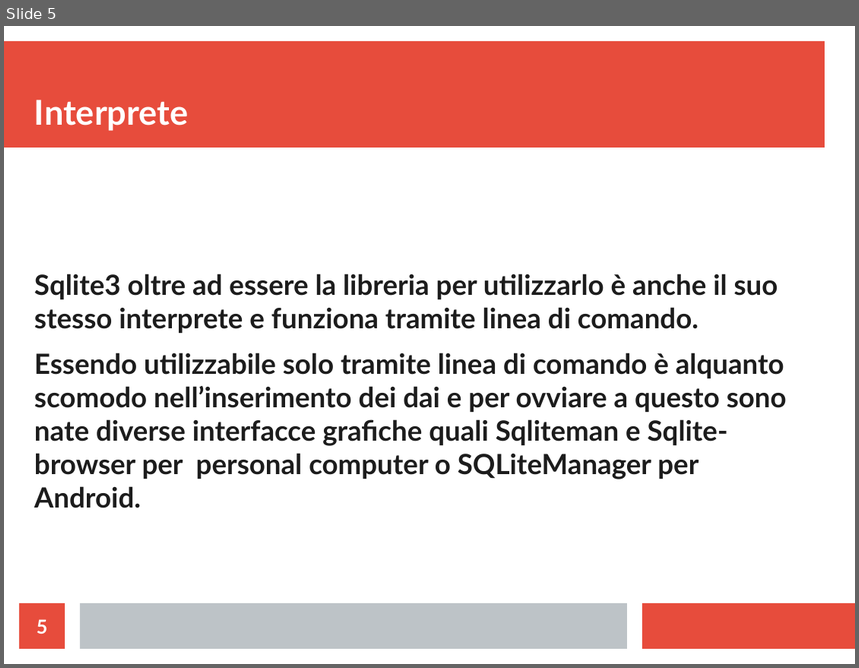
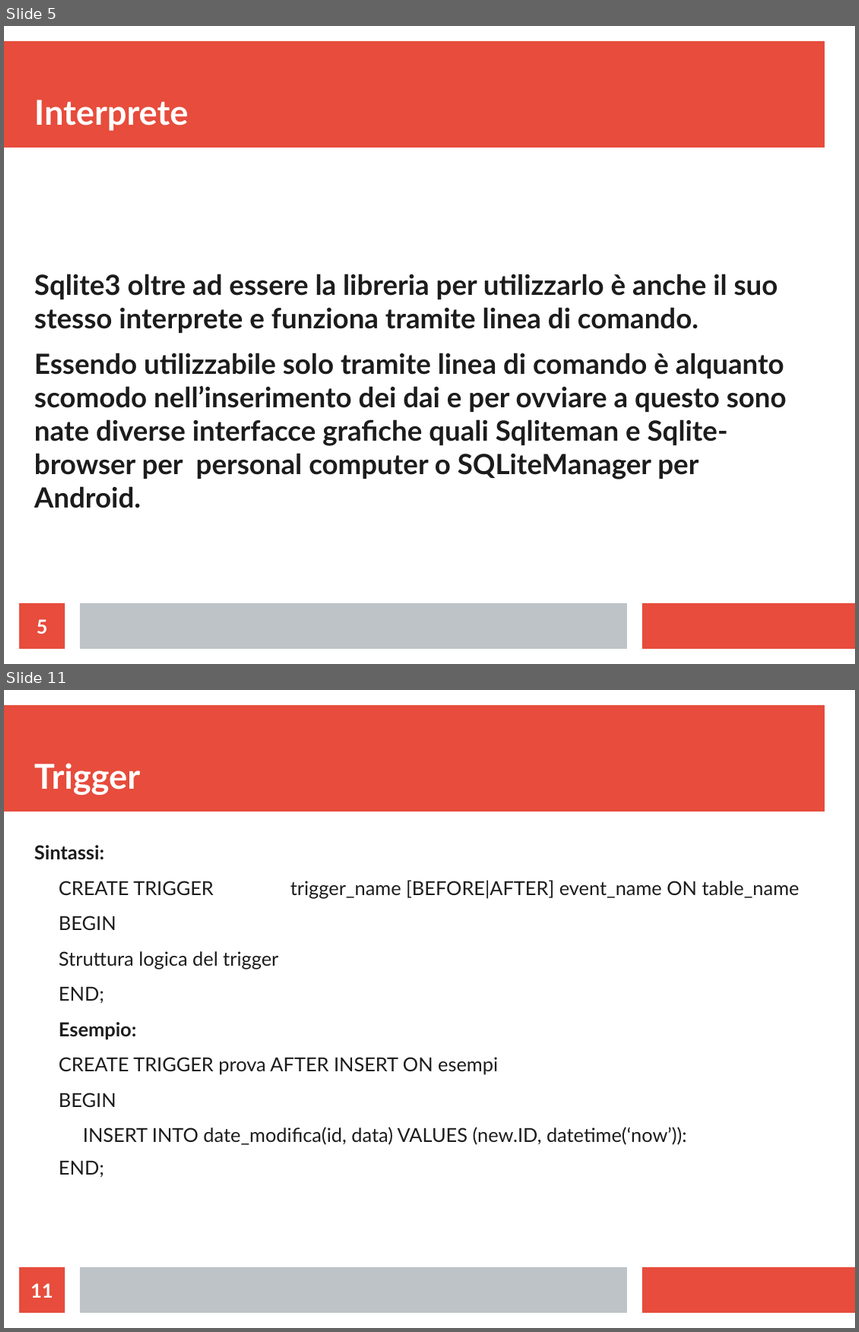
Before and after one commit to MicheleLadisa/cose, a slide deck: lavoriVari/SqlitePresentazione.odp. Shown one above the other, each under a label of ours: slide 5 before the commit, slides 5 and 11 after it; the slides between them are not shown. The pictures are 859x668 and 859x1332 pixels, drawn with LibreOffice and Linux fonts; fonts in the diff are those of the drawing. Boxes give left, top, right and bottom in pixels: in the first picture for what was removed or moved away, otherwise in the second. Text is boxed around its words. In the diff, an @@ line names an element or a change of style, - is before the commit and + after.

```diff
--- a/lavoriVari/SqlitePresentazione.odp
+++ b/lavoriVari/SqlitePresentazione.odp
@@ slide 11 added at bbox=[4, 690, 855, 1328], background #FFFFFF; not listed: 3 template elements that a slide beside it also shows @@
@@ title added at bbox=[34, 763, 140, 795], 32 pt, text #FFFFFF, bold @@
+Trigger
@@ text added at bbox=[34, 845, 800, 1178], 18 pt, text #1C1C1C @@
+Sintassi:
+  CREATE TRIGGER trigger_name [BEFORE|AFTER] event_name ON table_name
+  BEGIN
+  Struttura logica del trigger
+  END;
+Esempio:
+  CREATE TRIGGER prova AFTER INSERT ON esempi
+  BEGIN
+    INSERT INTO date_modifica(id, data) VALUES (new.ID, datetime(‘now’)):
+  END;
@@ page number added at bbox=[19, 1268, 65, 1313], fill #E74C3C, 18 pt, text #FFFFFF, bold @@
+11
```
Also in this commit, not shown: 6 other slides added, 1 slide removed, 1 other file.
